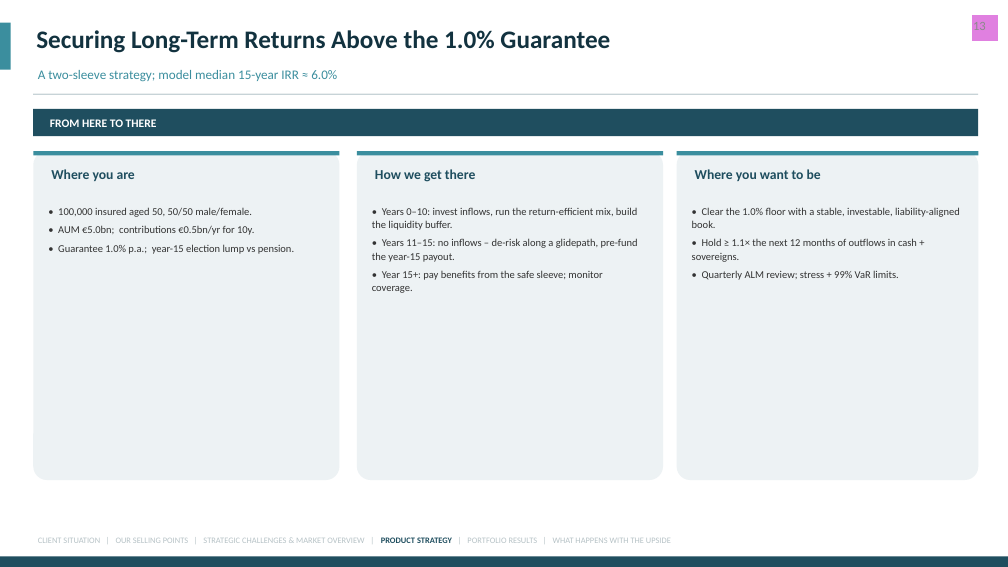
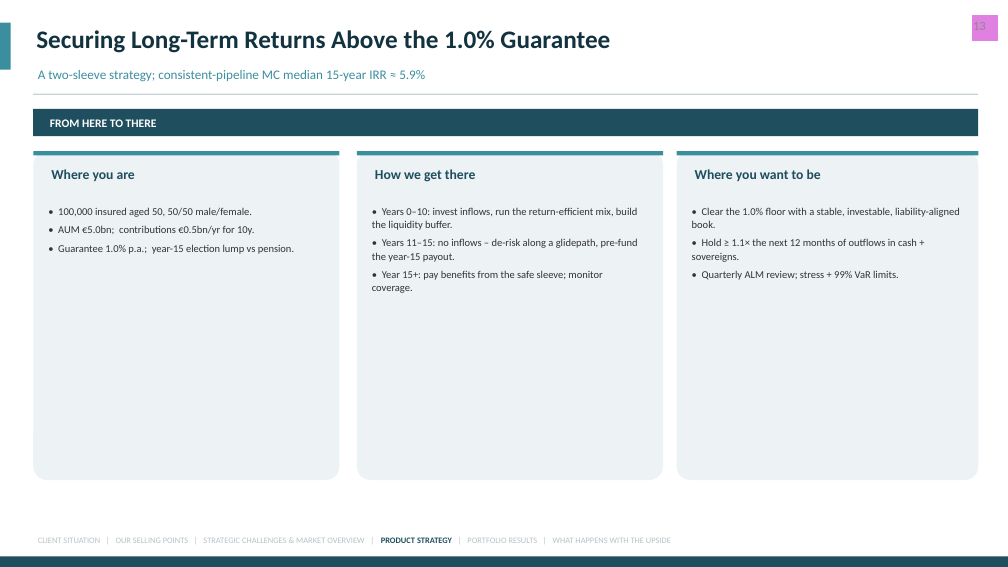
Before and after one commit to benthebender/Financ-Engeneering, a slide deck: slide 18 of Case 3/presentation/All-Kanns_Asset_Management.pptx. Drawn at 1008x567 pixels with LibreOffice and Linux fonts; fonts in the diff are those of the drawing. Boxes give left, top, right and bottom in pixels: in the first picture for what was removed or moved away, otherwise in the second. Text is boxed around its words. In the diff, an @@ line names an element or a change of style, - is before the commit and + after.

```diff
--- a/Case 3/presentation/All-Kanns_Asset_Management.pptx
+++ b/Case 3/presentation/All-Kanns_Asset_Management.pptx
@@ text at (38, 70, 425, 82): text changed @@
-A two-sleeve strategy; model median 15-year IRR ≈ 6.0%
+A two-sleeve strategy; consistent-pipeline MC median 15-year IRR ≈ 5.9%
```
Also in this commit, not shown: 6 other slides changed, 1 slide added, 10 other files.
